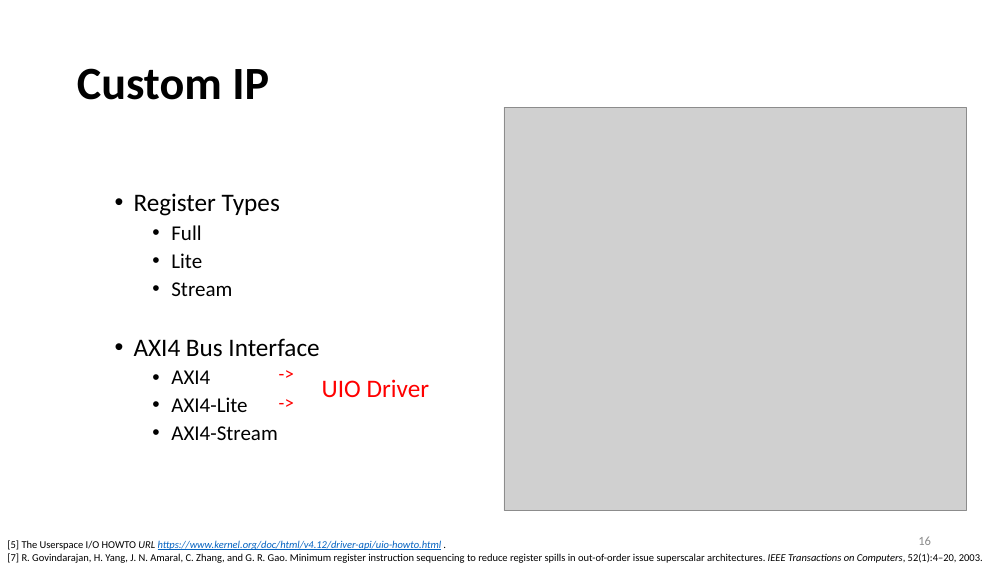
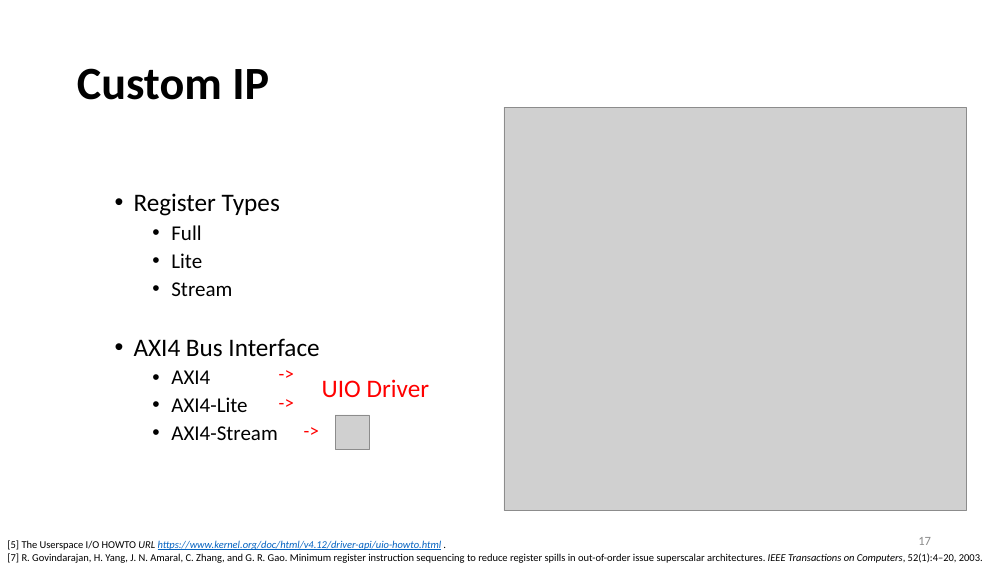
Before and after one commit to yllibliu/presentation, a slide deck: slide 17 of UIO.pptx (slide 16 before the commit). Drawn at 1008x567 pixels with LibreOffice and Linux fonts; fonts in the diff are those of the drawing; grey boxes stand for pictures. Boxes give left, top, right and bottom in pixels: in the first picture for what was removed or moved away, otherwise in the second. Text is boxed around its words. In the diff, an @@ line names an element or a change of style, - is before the commit and + after.

```diff
--- a/UIO.pptx
+++ b/UIO.pptx
@@ text added at (296,415,352,445), 18 pt, text #FF0000 @@
+->
@@ picture added at (335,415,369,449) @@
@@ page number at (918,537,931,545): text changed @@
-16
+17
```
Also in this commit, not shown: 6 other slides changed, 21 slides added, 15 slides removed, 13 other files.
